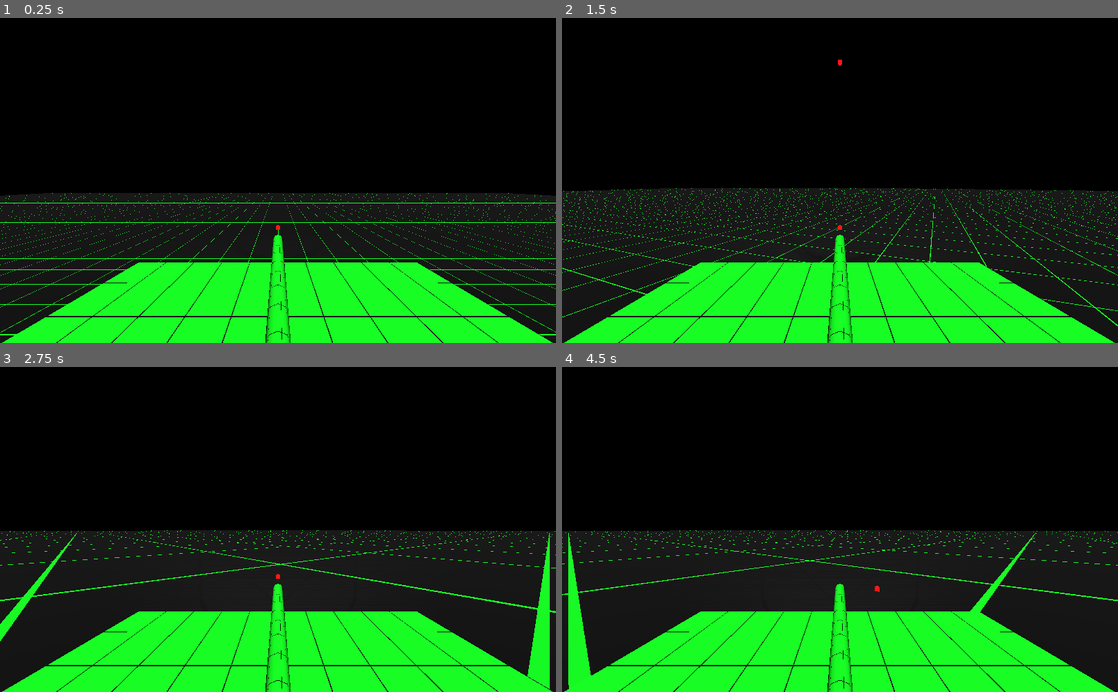
Above: before the commit, frames 1-4 (two rows, left to right).
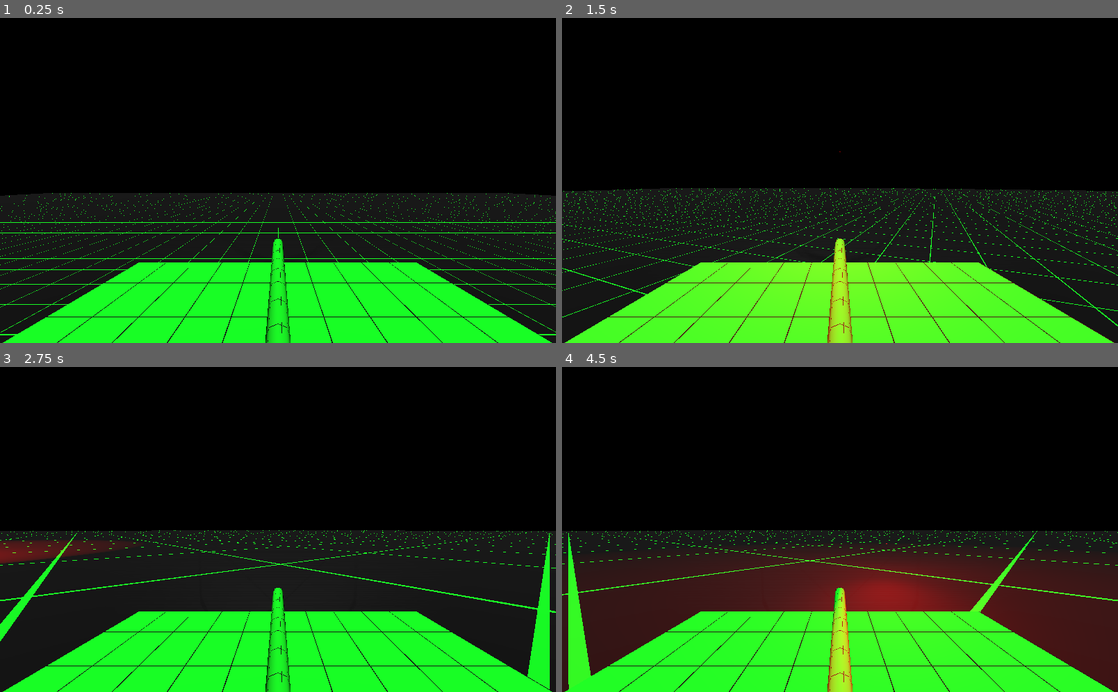
Above: after the commit, the same moments.

Repository: Kromey/spectre
Game: Godot game, scene res://Main.tscn
Same seed, same stepped clock (60 frames per second), same inputs: the game is played once before the commit and once after it.
Inputs:
- Up to frame 1 (0.25 s): no input
- Up to frame 2 (1.5 s): hold D (movement_right) 0.53-1.28 s; hold Space (action_shoot) 0.53-1.28 s; hold S (movement_backward) from 1.28 s (still down); tap Space (action_shoot) at 1.35 s
- Up to frame 3 (2.75 s): release S (movement_backward) at 2.03 s; hold D (movement_right) from 2.03 s (still down); hold Space (action_shoot) from 2.03 s (still down)
- Up to frame 4 (4.5 s): release D (movement_right) at 2.78 s; release Space (action_shoot) at 2.78 s; hold W (movement_forward) 2.78-3.53 s; tap Space (action_shoot) at 2.85, 4.35 s; hold Space (action_shoot) 3.53-4.28 s; hold A (movement_left) from 3.53 s (still down)

The runs differ from the first frame. In frame 1, 1.1% of the frame differs, in the area x 0-100%, y 53-100%; in frame 2, 19%; in frame 3, 1.9%; in frame 4, 31%, in the area x 0-100%, y 50-100%.

Commit message:
Turret now a cylinder; bullets emit light

Diff:
--- a/Main.tscn
+++ b/Main.tscn
@@ -1,10 +1,9 @@
-[gd_scene load_steps=11 format=2]
+[gd_scene load_steps=10 format=2]
 
 [ext_resource path="res://grid.shader" type="Shader" id=1]
 [ext_resource path="res://tanks/BaseTank.tscn" type="PackedScene" id=2]
 [ext_resource path="res://Main.gd" type="Script" id=3]
 [ext_resource path="res://tanks/PlayerTank.tscn" type="PackedScene" id=4]
-[ext_resource path="res://tanks/Bullet.tscn" type="PackedScene" id=5]
 
 [sub_resource type="PhysicsMaterial" id=1]
 bounce = 1.0
@@ -57,9 +56,6 @@
 [node name="PlayerTank" parent="." instance=ExtResource( 4 )]
 transform = Transform( 1, 0, 0, 0, 1, 0, 0, 0, 1, 0, 5.28594, 4.25671 )
 
-[node name="Bullet" parent="PlayerTank" instance=ExtResource( 5 )]
-transform = Transform( 1, 0, 0, 0, 1, 0, 0, 0, 1, 0, 0.123336, -0.636049 )
-
 [node name="Camera" type="Camera" parent="."]
 transform = Transform( 1, 0, 0, 0, 0.707107, 0.707107, 0, -0.707107, 0.707107, 0, 8, 12 )
 
--- a/tanks/BaseTank.tscn
+++ b/tanks/BaseTank.tscn
@@ -30,15 +30,18 @@
 depth = 1.0
 material = SubResource( 2 )
 
-[node name="Turret" type="CSGBox" parent="CSGCombiner/Body"]
+[node name="Turret" type="CSGCylinder" parent="CSGCombiner/Body"]
 transform = Transform( 1, 0, 0, 0, 1, 0, 0, 0, 1, 0, 0.125, 0 )
-width = 0.2
+radius = 0.1
 height = 0.1
-depth = 0.2
+sides = 6
 material = ExtResource( 1 )
+__meta__ = {
+"_editor_description_": ""
+}
 
 [node name="Gun" type="CSGCylinder" parent="CSGCombiner/Body/Turret"]
-transform = Transform( 1, 0, 0, 0, -4.37114e-08, -1, 0, 1, -4.37114e-08, 0, 0, -0.3 )
+transform = Transform( 1, 0, 0, 0, -4.37114e-08, -1, 0, 1, -4.37114e-08, 0, 0, -0.27 )
 radius = 0.01
 height = 0.4
 material = ExtResource( 1 )
--- a/tanks/Bullet.gd
+++ b/tanks/Bullet.gd
@@ -1,14 +1,13 @@
 extends Spatial
 
-export var BULLET_VELOCITY = Vector3.FORWARD
+export var BULLET_SPEED = 12.0
 export var BULLET_TIME = 4.0
+export var BULLET_DAMAGE = 1.0
 
 # Called when the node enters the scene tree for the first time.
 func _ready():
 	var timer = get_tree().create_timer(BULLET_TIME)
 	timer.connect("timeout", self, "queue_free")
 
-
-# Called every frame. 'delta' is the elapsed time since the previous frame.
-#func _process(delta):
-#	pass
+func _physics_process(delta):
+	global_translate(transform.basis.z * -BULLET_SPEED * delta)
--- a/tanks/Bullet.tscn
+++ b/tanks/Bullet.tscn
@@ -7,11 +7,6 @@
 
 [sub_resource type="SpatialMaterial" id=2]
 albedo_color = Color( 0.980392, 0.0196078, 0.0196078, 1 )
-emission_enabled = true
-emission = Color( 0.980392, 0.0196078, 0.0196078, 1 )
-emission_energy = 5.0
-emission_operator = 0
-emission_on_uv2 = false
 
 [sub_resource type="PrismMesh" id=1]
 material = SubResource( 2 )
@@ -29,3 +24,11 @@
 transform = Transform( 1, 0, 0, 0, -4.37114e-08, 1, 0, -1, -4.37114e-08, 0, 0, 0 )
 mesh = SubResource( 1 )
 material/0 = null
+
+[node name="OmniLight" type="OmniLight" parent="."]
+light_color = Color( 0.980392, 0.0196078, 0.0196078, 1 )
+light_energy = 8.0
+light_indirect_energy = 8.0
+light_specular = 1.0
+light_bake_mode = 0
+omni_attenuation = 0.406126
--- a/tanks/PlayerTank.gd
+++ b/tanks/PlayerTank.gd
@@ -64,6 +64,7 @@
 	if event.is_action_pressed("action_shoot"):
 		print("Shooting!")
 		var bullet = Bullet.instance()
-		bullet.BULLET_TIME = 1.0
+		bullet.BULLET_TIME = 1.5
+		bullet.BULLET_SPEED = MAX_SPEED * 1.2
 		bullet.global_transform = $BulletSpawn.global_transform
 		get_tree().root.add_child(bullet)
--- a/tanks/PlayerTank.tscn
+++ b/tanks/PlayerTank.tscn
@@ -7,17 +7,17 @@
 [node name="PlayerTank" instance=ExtResource( 1 )]
 script = ExtResource( 3 )
 
-[node name="HeadlightR" parent="CSGCombiner/Body" index="1" instance=ExtResource( 2 )]
+[node name="Camera" type="Camera" parent="CSGCombiner/Body/Turret" index="1"]
+transform = Transform( 1, 0, 0, 0, 1, 0, 0, 0, 1, 0, 0.127, 0 )
 
-[node name="HeadlightL" parent="CSGCombiner/Body" index="2" instance=ExtResource( 2 )]
-transform = Transform( 1, 0, 0, 0, 1, 0, 0, 0, 1, -0.2, 0, -0.5 )
-
-[node name="OmniLight" type="OmniLight" parent="." index="2"]
-transform = Transform( 1, 0, 0, 0, 1, 0, 0, 0, 1, 0, 0.264586, -0.103231 )
+[node name="OmniLight" type="OmniLight" parent="CSGCombiner/Body/Turret/Camera" index="0"]
+transform = Transform( 1, 0, 0, 0, 1, 0, 0, 0, 1, 0, 0.012586, -0.103231 )
 light_energy = 0.2
 light_indirect_energy = 0.0
 omni_range = 0.8
 omni_attenuation = 0.435275
 
-[node name="Camera" type="Camera" parent="." index="3"]
-transform = Transform( 1, 0, 0, 0, 1, 0, 0, 0, 1, 0, 0.25157, 0 )
+[node name="HeadlightR" parent="CSGCombiner/Body" index="1" instance=ExtResource( 2 )]
+
+[node name="HeadlightL" parent="CSGCombiner/Body" index="2" instance=ExtResource( 2 )]
+transform = Transform( 1, 0, 0, 0, 1, 0, 0, 0, 1, -0.2, 0, -0.5 )
